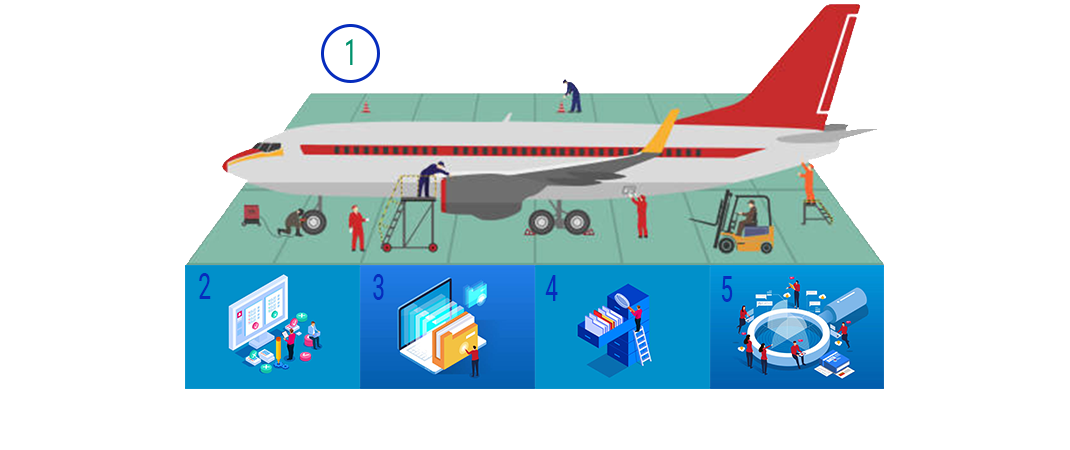
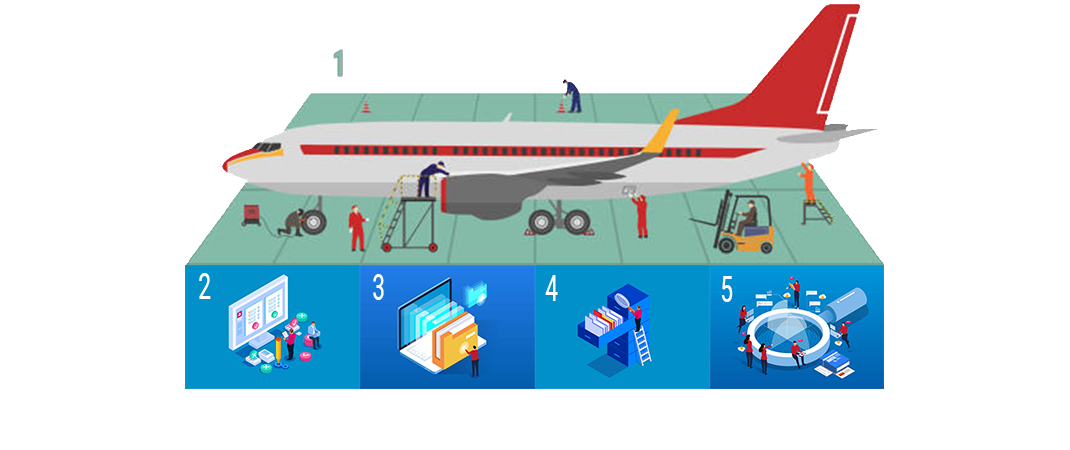
Before/after of a 1070 x 450 layered artwork. What changed in the layer stack:
painted on "1" (2nd of 2, in "1") over bbox(334, 39, 353, 76)
hid "Ellipse 1" (1st of 5, in "1"), painted on it over bbox(321, 24, 380, 83)
painted on "2" (2nd of 2, in "2") over bbox(199, 273, 211, 299)
painted on "3" (2nd of 2, in "3") over bbox(373, 274, 384, 300)
painted on "4" (2nd of 2, in "4") over bbox(545, 275, 558, 301)
painted on "5" (2nd of 2, in "5") over bbox(721, 276, 733, 302)
